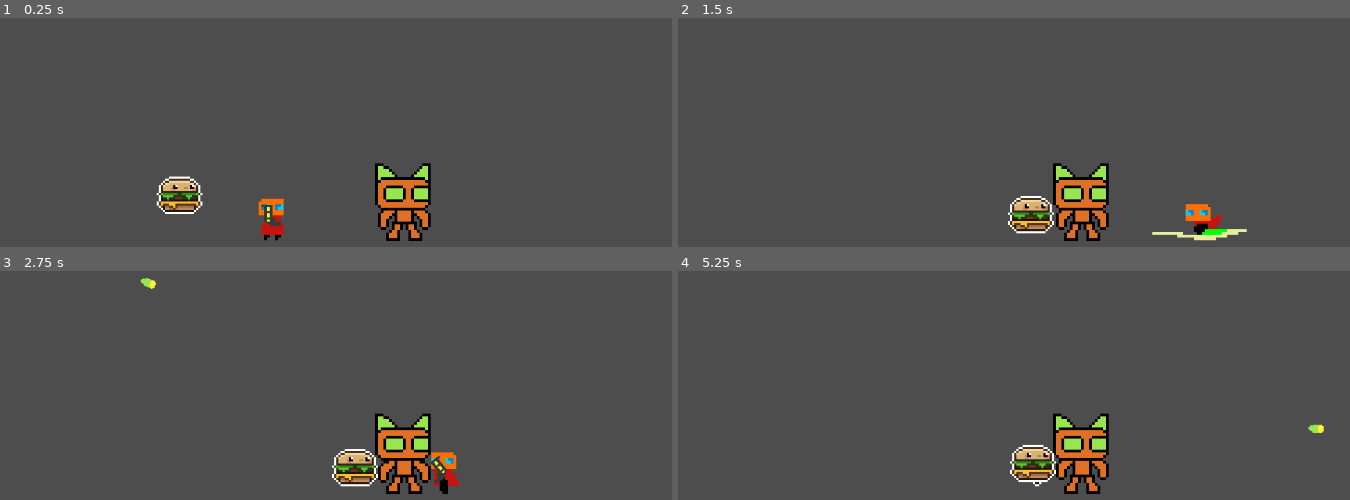
Above: before the commit, frames 1-4 (two rows, left to right).
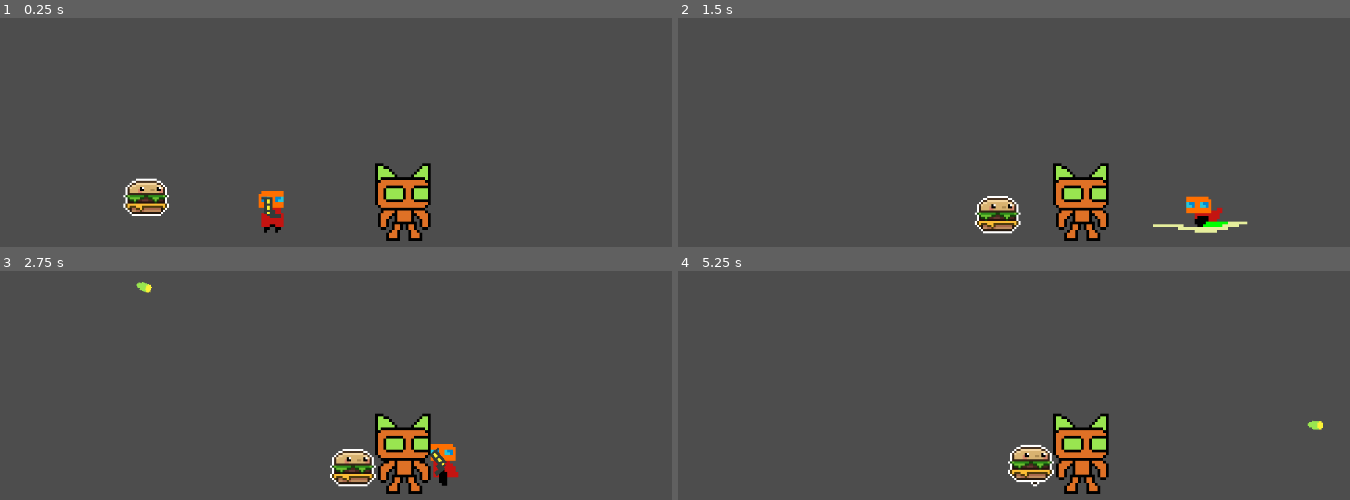
Above: after the commit, the same moments.

Repository: mendsergon/Kill-The-Food-Pyramid
Game: Godot game, scene res://Assets/Scenes/game.tscn
Two runs of this game, one before a commit and one after it. Both use one fixed random seed, a clock stepped at 60 frames per second and the inputs below.
Inputs (mouse positions are in pixels of both pictures, inside the frame that each line leads up to):
- Up to frame 1 (0.25 s): no input
- Up to frame 2 (1.5 s): move the mouse to (1128, 187) at 0.52 s; hold D (move_right) from 0.53 s (still down); tap Shift (dash) at 0.6 s; tap Space (jump) at 0.77 s; move the mouse to (792, 233) at 1.27 s; tap E (melee) at 1.35 s
- Up to frame 3 (2.75 s): tap Space (jump) at 1.52 s; move the mouse to (349, 364) at 2.02 s; release D (move_right) at 2.03 s; hold A (move_left) from 2.03 s (still down); click (349, 364) at 2.1 s
- Up to frame 4 (5.25 s): move the mouse to (outside the picture) at 2.77 s; release A (move_left) at 2.78 s; hold D (move_right) 2.78-4.28 s; tap Shift (dash) at 2.85, 5.1 s; tap Space (jump) at 3.02, 3.77, 4.52 s; move the mouse to (outside the picture) at 3.52 s; tap E (melee) at 3.6 s; move the mouse to (711, 396) at 4.27 s; hold A (move_left) 4.28-5.03 s; click (711, 396) at 4.35 s; move the mouse to (987, 463) at 5.02 s; hold D (move_right) from 5.03 s (still down)

The runs differ from the first frame. In frame 1, 2.3% of the frame differs, in the area x 18-43%, y 68-97%; in frame 2, 2.9%, in the area x 44-85%, y 77-98%; in frame 3, 1.2%; in frame 4, 0.6%.

Commit message:
Changed player collision shape

Diff:
--- a/Assets/Scenes/burger.tscn
+++ b/Assets/Scenes/burger.tscn
@@ -101,7 +101,7 @@
 }]
 
 [sub_resource type="RectangleShape2D" id="RectangleShape2D_1c0mp"]
-size = Vector2(19, 19)
+size = Vector2(21, 19)
 
 [node name="Burger" type="CharacterBody2D"]
 collision_layer = 4
@@ -109,11 +109,11 @@
 script = ExtResource("1_x8nvj")
 
 [node name="AnimatedSprite2D" type="AnimatedSprite2D" parent="."]
-position = Vector2(16, -17)
+position = Vector2(0, -16)
 sprite_frames = SubResource("SpriteFrames_pd5nq")
 animation = &"Idle"
 autoplay = "Idle"
 
 [node name="CollisionShape2D" type="CollisionShape2D" parent="."]
-position = Vector2(16, -11)
+position = Vector2(0, -10)
 shape = SubResource("RectangleShape2D_1c0mp")
--- a/Assets/Scenes/game.tscn
+++ b/Assets/Scenes/game.tscn
@@ -30,4 +30,4 @@
 collision_mask = 135
 
 [node name="Player" parent="." instance=ExtResource("1_nbu75")]
-position = Vector2(14, 0)
+position = Vector2(14, -15)
--- a/Assets/Scenes/player.tscn
+++ b/Assets/Scenes/player.tscn
@@ -320,8 +320,9 @@
 "speed": 15.0
 }]
 
-[sub_resource type="CircleShape2D" id="CircleShape2D_c3tg1"]
-radius = 4.12311
+[sub_resource type="CapsuleShape2D" id="CapsuleShape2D_15psk"]
+radius = 4.0
+height = 16.0
 
 [sub_resource type="RectangleShape2D" id="RectangleShape2D_38rej"]
 size = Vector2(32, 16)
@@ -337,8 +338,8 @@
 autoplay = "Idle"
 
 [node name="CollisionShape2D" type="CollisionShape2D" parent="."]
-position = Vector2(0, -7)
-shape = SubResource("CircleShape2D_c3tg1")
+position = Vector2(0, -8)
+shape = SubResource("CapsuleShape2D_15psk")
 
 [node name="Pistol 1" parent="." instance=ExtResource("3_38rej")]
 position = Vector2(0, -6)
